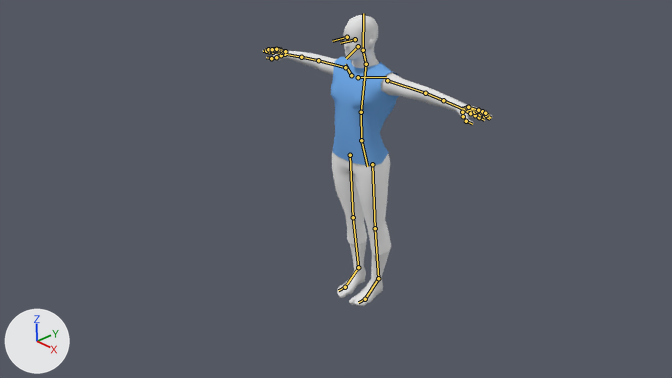
The Blender file _blender/male.blend, before and after one commit.
Before and after are seen from the file's camera 'Camera'. The lights are fixed; the arrows at lower left show +X, +Y and +Z. The bones that bend it are drawn over the model as lines.

Names of what the first picture shows: 'chaleco', 'hombre', 'pantalones'.
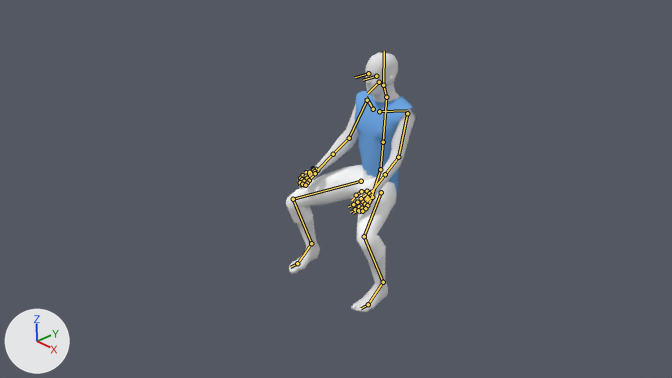
The newer file adds an action. The first version stands in its rest pose; the second is drawn at frame 0 of the action 'ride'.

Location of each change, (x1, y1, x2, y2) in pixels of the pictures (672 x 378 px):
'hombre', posed (45% narrower, 11% shorter)
    before: (262, 15, 493, 306)
    after: (289, 52, 416, 312)
'chaleco', posed (7% narrower, 6% shorter)
    before: (331, 57, 399, 166)
    after: (354, 91, 417, 193)
'pantalones', posed
    before: (332, 152, 391, 256)
    after: (286, 165, 397, 264)
bone 'spine', root to tip
    before: (361, 140) to (361, 112)
    after: (380, 169) to (383, 142)
bone 'ribs', root to tip
    before: (361, 112) to (366, 64)
    after: (383, 142) to (386, 97)
bone 'finger_index.02.L', root to tip
    before: (475, 115) to (479, 117)
    after: (357, 202) to (353, 204)
bone 'finger_index.03.L', root to tip
    before: (479, 117) to (484, 120)
    after: (353, 204) to (348, 207)
bone 'thumb.02.L', root to tip
    before: (463, 116) to (466, 121)
    after: (361, 191) to (356, 195)
bone 'finger_middle.02.L', root to tip
    before: (480, 114) to (484, 116)
    after: (359, 206) to (355, 209)
bone 'finger_middle.03.L', root to tip
    before: (484, 116) to (489, 119)
    after: (355, 209) to (350, 212)
bone 'finger_ring.02.L', root to tip
    before: (481, 112) to (486, 115)
    after: (362, 208) to (358, 210)
bone 'finger_ring.03.L', root to tip
    before: (486, 115) to (491, 118)
    after: (358, 210) to (353, 213)
bone 'finger_pinky.02.L', root to tip
    before: (482, 111) to (485, 113)
    after: (365, 208) to (362, 211)
bone 'finger_index.02.R', root to tip
    before: (269, 51) to (266, 51)
    after: (302, 175) to (300, 178)
bone 'finger_index.03.R', root to tip
    before: (266, 51) to (263, 51)
    after: (300, 178) to (299, 180)
bone 'thumb.02.R', root to tip
    before: (276, 57) to (271, 58)
    after: (313, 169) to (309, 172)
bone 'finger_middle.02.R', root to tip
    before: (271, 50) to (268, 49)
    after: (302, 179) to (300, 182)
bone 'finger_ring.02.R', root to tip
    before: (274, 49) to (272, 49)
    after: (304, 181) to (302, 184)
bone 'finger_ring.03.R', root to tip
    before: (272, 49) to (269, 49)
    after: (302, 184) to (302, 187)
bone 'finger_pinky.02.R', root to tip
    before: (278, 49) to (276, 49)
    after: (307, 183) to (305, 185)
bone 'hips', root to tip
    before: (361, 140) to (367, 166)
    after: (380, 169) to (371, 198)

What the commit changed:
Bone 'main' (bone_main) moves from (0.0, 0.0, 0.0) to (0.0, -2.58, 0.88).
Bone 'spine' (bone_spine) turns from (0, 0, 0) to (7, 0, 0) degrees about its own x, y and z.
Bone 'ribs' (bone_ribs) turns from (0, 0, 0) to (-9, 0, 0) degrees about its own x, y and z.
Bone 'finger_index.02.L' (bone_finger_index_02_l) turns from (0, 0, 0) to (-18, 0, -7) degrees about its own x, y and z.
Bone 'finger_index.03.L' (bone_finger_index_03_l) turns from (0, 0, 0) to (-12, 0, -4) degrees about its own x, y and z.
Bone 'thumb.02.L' (bone_thumb_02_l) turns from (0, 0, 0) to (6, 1, 3) degrees about its own x, y and z.
Bone 'finger_middle.02.L' (bone_finger_middle_02_l) turns from (0, 0, 0) to (-18, 1, -7) degrees about its own x, y and z.
Bone 'finger_middle.03.L' (bone_finger_middle_03_l) turns from (0, 0, 0) to (-12, 2, -4) degrees about its own x, y and z.
Bone 'finger_ring.02.L' (bone_finger_ring_02_l) turns from (0, 0, 0) to (-18, 2, -7) degrees about its own x, y and z.
Bone 'finger_ring.03.L' (bone_finger_ring_03_l) turns from (0, 0, 0) to (-12, 2, -4) degrees about its own x, y and z.
Bone 'finger_pinky.02.L' (bone_finger_pinky_02_l) turns from (0, 0, 0) to (-18, 1, -7) degrees about its own x, y and z.
Bone 'finger_index.02.R' (bone_finger_index_02_r) turns from (0, 0, 0) to (-18, 0, 7) degrees about its own x, y and z.
Bone 'finger_index.03.R' (bone_finger_index_03_r) turns from (0, 0, 0) to (-12, 0, 4) degrees about its own x, y and z.
Bone 'thumb.02.R' (bone_thumb_02_r) turns from (0, 0, 0) to (6, -1, -3) degrees about its own x, y and z.
Bone 'finger_middle.02.R' (bone_finger_middle_02_r) turns from (0, 0, 0) to (-18, -1, 7) degrees about its own x, y and z.
Bone 'finger_ring.02.R' (bone_finger_ring_02_r) turns from (0, 0, 0) to (-18, -2, 7) degrees about its own x, y and z.
Bone 'finger_ring.03.R' (bone_finger_ring_03_r) turns from (0, 0, 0) to (-12, -2, 4) degrees about its own x, y and z.
Bone 'finger_pinky.02.R' (bone_finger_pinky_02_r) turns from (0, 0, 0) to (-18, -1, 7) degrees about its own x, y and z.
Bone 'hips' (bone_hips) turns from (0, 0, 0) to (-36, 6, 1) degrees about its own x, y and z.
Bone 'IK.arm.R' (bone_ik_arm_r) moves from (0.0, 0.0, 0.0) to (-1.88, -4.59, -5.15).
Bone 'IK.arm.R' (bone_ik_arm_r) turns from (0, 0, 0) to (-95, 70, -16) degrees about its own x, y and z.
Bone 'IK.arm.L' (bone_ik_arm_l) moves from (0.0, 0.0, 0.0) to (1.9, -4.64, -5.01).
Bone 'IK.arm.L' (bone_ik_arm_l) turns from (0, 0, 0) to (-62, -57, -23) degrees about its own x, y and z.
Bone 'CON.foot_main.L' (bone_con_foot_main_l) moves from (0.0, 0.0, 0.0) to (2.19, -1.99, 1.7).
Bone 'CON.knee.L' (bone_con_knee_l) moves from (0.0, 0.0, 0.0) to (0.16, 0.0, 0.0).
Bone 'CON.foot_main.R' (bone_con_foot_main_r) moves from (0.0, 0.0, 0.0) to (-2.0, -2.02, 1.68).
